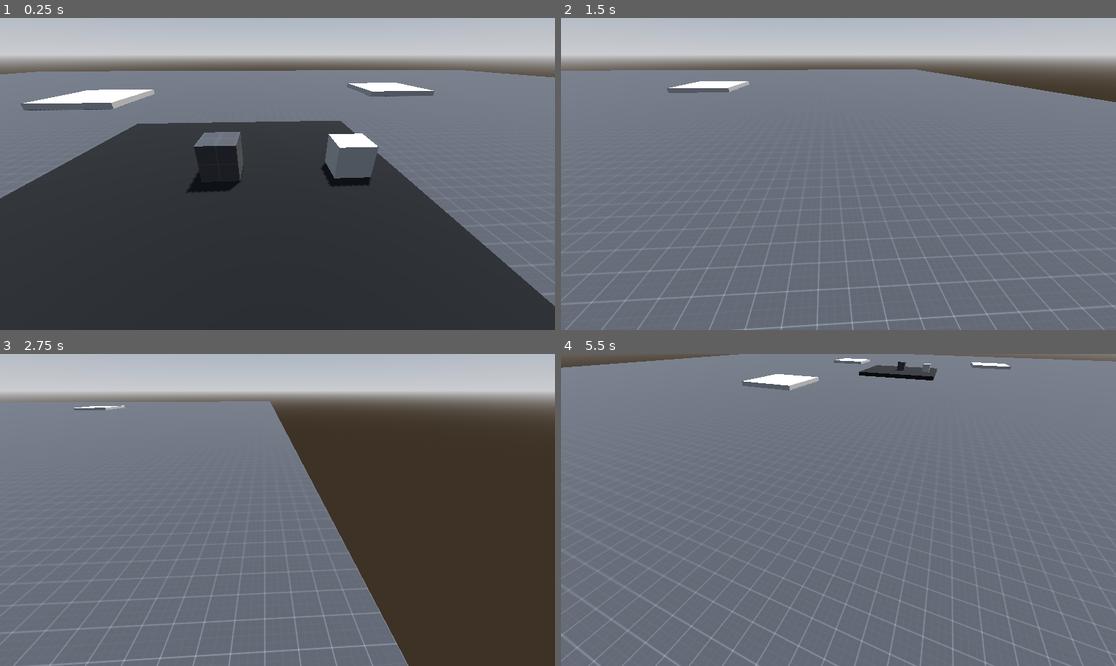
Above: before the commit, frames 1-4 (two rows, left to right).
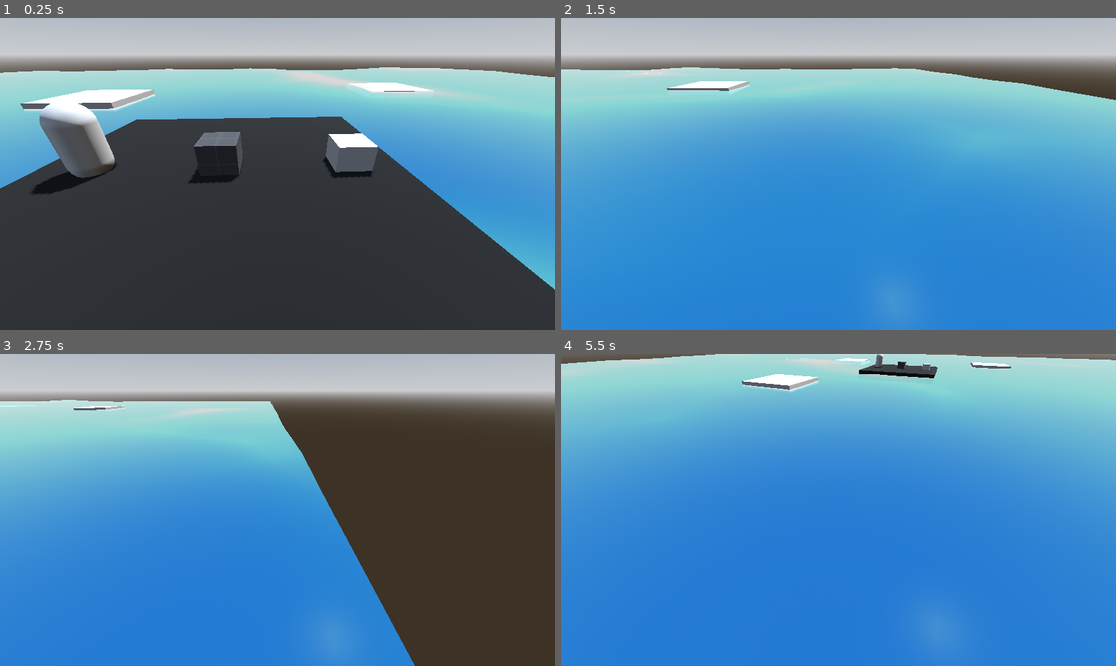
Above: after the commit, the same moments.

Repository: R1fty0/settlement_game
Game: Godot game, scene res://scenes/main.tscn
Two runs of this game, one before a commit and one after it. Both use one fixed random seed, a clock stepped at 60 frames per second and the inputs below.
Inputs (mouse positions are in pixels of both pictures, inside the frame that each line leads up to):
- Up to frame 1 (0.25 s): no input
- Up to frame 2 (1.5 s): move the mouse to (960, 158) at 0.52 s; press the mouse at (960, 158) at 0.53 s; hold D (move_right) 0.53-1.28 s; move the mouse to (727, 189) at 1.27 s; release the mouse at (727, 189) at 1.28 s; hold S (move_down) from 1.28 s (still down); click (727, 189) at 1.35 s
- Up to frame 3 (2.75 s): move the mouse to (333, 441) at 2.02 s; release S (move_down) at 2.03 s; hold D (move_right) from 2.03 s (still down); hold Right mouse button (rotate_camera) from 2.03 s (still down); click (333, 441) at 2.3 s
- Up to frame 4 (5.5 s): move the mouse to (832, 516) at 2.77 s; release D (move_right) at 2.78 s; release Right mouse button (rotate_camera) at 2.78 s; hold W (move_up) 2.78-3.53 s; tap one key every 0.75 s from 2.85 s: Q (rotate_camera_left) E (rotate_camera_right) Mouse wheel up (zoom_camera_in) Mouse wheel down (zoom_camera_out); click (832, 516) at 3.05 s; move the mouse to (1005, 556) at 3.52 s; press the mouse at (1005, 556) at 3.53 s; hold A (move_left) 3.53-5.03 s; move the mouse to (672, 463) at 4.27 s; release the mouse at (672, 463) at 4.28 s; click (672, 463) at 4.55 s; move the mouse to (866, 510) at 5.02 s; press the mouse at (866, 510) at 5.03 s; hold S (move_down) from 5.03 s (still down)

The runs differ from the first frame. In frame 1, 31% of the frame differs, in the area x 0-100%, y 15-93%; in frame 2, 82%; in frame 3, 52%; in frame 4, 98%, in the area x 0-100%, y 0-100%.

Commit message:
feat: water shader

Diff:
--- /dev/null
+++ b/common/components/cursor_to_world_component.gd
@@ -0,0 +1,24 @@
+extends Node
+class_name CursorToWorldComponent
+
+@export var interaction_component: InteractionComponent
+var listen: bool = false
+
+func _ready() -> void:
+	if interaction_component:
+		interaction_component.selected.connect(_on_selected)
+		interaction_component.unselected.connect(_on_deselected)
+
+func _unhandled_input(event: InputEvent) -> void:
+	if Input.is_action_just_pressed("left_mouse_button") and listen == true:
+		# Shoot ray into world
+		# Figure out if the ray hit a vaild surface for settler pathfinding
+		# Get that position if the ray hit a vaild surface
+		# Send that over to the state machine, switch the state to move.
+		pass
+
+func _on_selected():
+	listen = true
+
+func _on_deselected():
+	listen = false
--- a/common/components/interaction_component.gd
+++ b/common/components/interaction_component.gd
@@ -26,21 +26,22 @@
 
 func _on_mouse_entered() -> void:
 	# Enable the hover outline.
-	if not selected:
+	if is_selected == false:
 		mesh.material_overlay = outline_material
 
 func _on_mouse_exited() -> void:
 	# Disable the hover outline.
-	if not selected:
+	if is_selected == false:
 		mesh.material_overlay = null
 
 func _on_input_event(camera: Node, event: InputEvent, event_position: Vector3, normal: Vector3, shape_idx: int) -> void:
 	# Select/Deselect Object Outline
 	if event.is_action_pressed("left_mouse_button"):
-		is_selected = not is_selected
-		if selected:
+		if not is_selected:
 			mesh.material_overlay = selection_material
+			is_selected = true
 			selected.emit()
 		else:
 			mesh.material_overlay = outline_material
+			is_selected = false
 			unselected.emit()
--- a/project.godot
+++ b/project.godot
@@ -82,6 +82,14 @@
 ]
 }
 
+[layer_names]
+
+3d_physics/layer_1="water"
+3d_physics/layer_2="islands"
+3d_physics/layer_3="buildings"
+3d_physics/layer_4="settlers"
+3d_physics/layer_5="pirate_ships"
+
 [rendering]
 
 renderer/rendering_method="gl_compatibility"
--- a/scenes/main.tscn
+++ b/scenes/main.tscn
@@ -1,11 +1,13 @@
-[gd_scene load_steps=17 format=3 uid="uid://kqp4eqiy7ypq"]
+[gd_scene load_steps=22 format=3 uid="uid://kqp4eqiy7ypq"]
 
 [ext_resource type="Texture2D" uid="uid://b44gfyx7stw6a" path="res://assets/proto_tex/texture_02.png" id="1_0wfyh"]
 [ext_resource type="Texture2D" uid="uid://cdlu4ochhqklm" path="res://assets/proto_tex/texture_01.png" id="2_sugp2"]
+[ext_resource type="Shader" uid="uid://bnq34ved0rrrs" path="res://scripts/shaders/visual_shaders/water_shader.tres" id="2_tipki"]
 [ext_resource type="Script" uid="uid://c4p7f2k2fadyq" path="res://scenes/player/camera_controller/camera_controller.gd" id="3_sugp2"]
 [ext_resource type="Material" uid="uid://btofvmchrrwn7" path="res://resources/materials/selection_material.tres" id="4_tbgi4"]
 [ext_resource type="Material" uid="uid://bd6wf87scg2b4" path="res://resources/materials/outline_material.tres" id="4_tefeu"]
 [ext_resource type="Script" uid="uid://crqf232bs108m" path="res://common/components/interaction_component.gd" id="5_tbgi4"]
+[ext_resource type="PackedScene" uid="uid://smlypxsfeo1v" path="res://scenes/settlers/settler.tscn" id="7_o6xl0"]
 
 [sub_resource type="ProceduralSkyMaterial" id="ProceduralSkyMaterial_sgp6g"]
 sky_horizon_color = Color(0.662243, 0.671743, 0.686743, 1)
@@ -19,23 +21,37 @@
 sky = SubResource("Sky_o5qli")
 tonemap_mode = 2
 
-[sub_resource type="StandardMaterial3D" id="StandardMaterial3D_tbgi4"]
-albedo_texture = ExtResource("2_sugp2")
+[sub_resource type="NavigationMesh" id="NavigationMesh_tefeu"]
+vertices = PackedVector3Array(11.2661, 0.553284, -19.9861, 11.2661, 0.553284, -14.4861, 16.2661, 0.553284, -14.4861, 16.2661, 0.553284, -19.9861, -14.9839, 0.553284, -16.2361, -14.9839, 0.553284, -10.4861, -9.98395, 0.553284, -10.4861, -9.98395, 0.553284, -16.2361, -4.73395, 0.803284, -4.73611, -4.73395, 0.803284, 4.51389, 4.51605, 0.803284, 4.51389, 4.51605, 0.803284, -4.73611, -13.4839, 0.553284, 12.2639, -13.4839, 0.553284, 17.7639, -8.23395, 0.553284, 17.7639, -8.23395, 0.553284, 12.2639)
+polygons = [PackedInt32Array(3, 2, 0), PackedInt32Array(0, 2, 1), PackedInt32Array(7, 6, 4), PackedInt32Array(4, 6, 5), PackedInt32Array(11, 10, 8), PackedInt32Array(8, 10, 9), PackedInt32Array(15, 14, 12), PackedInt32Array(12, 14, 13)]
+agent_height = 1.0
+
+[sub_resource type="StandardMaterial3D" id="StandardMaterial3D_jyhfs"]
+albedo_color = Color(0, 0, 0, 1)
+albedo_texture = ExtResource("1_0wfyh")
 uv1_triplanar = true
+
+[sub_resource type="BoxMesh" id="BoxMesh_o6xl0"]
+size = Vector3(10, 1, 10)
+
+[sub_resource type="BoxShape3D" id="BoxShape3D_tipki"]
+size = Vector3(9.98334, 1, 9.98389)
+
+[sub_resource type="ShaderMaterial" id="ShaderMaterial_85g3d"]
+render_priority = 0
+shader = ExtResource("2_tipki")
+shader_parameter/Ripple_Distance = 0.6
+shader_parameter/Water_Color = Color(0, 0.266667, 0.533333, 1)
+shader_parameter/Ripple_Speed = 0.5
+shader_parameter/RippleStrength = 24.0
 
 [sub_resource type="PlaneMesh" id="PlaneMesh_sgp6g"]
 size = Vector2(100, 100)
 subdivide_width = 20
 subdivide_depth = 20
 
-[sub_resource type="NavigationMesh" id="NavigationMesh_tefeu"]
-vertices = PackedVector3Array(11.2661, 0.499784, -19.9861, 11.2661, 0.499784, -14.4861, 16.2661, 0.499784, -14.4861, 16.2661, 0.499784, -19.9861, -14.9839, 0.499784, -16.2361, -14.9839, 0.499784, -10.4861, -9.98395, 0.499784, -10.4861, -9.98395, 0.499784, -16.2361, -4.73395, 0.499784, -4.73611, -4.73395, 0.499784, 4.51389, 4.51605, 0.499784, 4.51389, 4.51605, 0.499784, -4.73611, -13.4839, 0.499784, 12.2639, -13.4839, 0.499784, 17.7639, -8.23395, 0.499784, 17.7639, -8.23395, 0.499784, 12.2639)
-polygons = [PackedInt32Array(3, 2, 0), PackedInt32Array(0, 2, 1), PackedInt32Array(7, 6, 4), PackedInt32Array(4, 6, 5), PackedInt32Array(11, 10, 8), PackedInt32Array(8, 10, 9), PackedInt32Array(15, 14, 12), PackedInt32Array(12, 14, 13)]
-
-[sub_resource type="StandardMaterial3D" id="StandardMaterial3D_jyhfs"]
-albedo_color = Color(0, 0, 0, 1)
-albedo_texture = ExtResource("1_0wfyh")
-uv1_triplanar = true
+[sub_resource type="BoxShape3D" id="BoxShape3D_85g3d"]
+size = Vector3(100, 0.1, 100)
 
 [sub_resource type="StandardMaterial3D" id="StandardMaterial3D_tefeu"]
 albedo_texture = ExtResource("2_sugp2")
@@ -56,11 +72,6 @@
 
 [node name="Environment" type="Node" parent="."]
 
-[node name="WaterMesh" type="MeshInstance3D" parent="Environment"]
-transform = Transform3D(1, 0, 0, 0, 1, 0, 0, 0, 1, 0, -0.314779, 0)
-material_override = SubResource("StandardMaterial3D_tbgi4")
-mesh = SubResource("PlaneMesh_sgp6g")
-
 [node name="TestNavigationObstacle" type="CSGBox3D" parent="Environment"]
 transform = Transform3D(1, 0, 0, 0, 1, 0, 0, 0, 1, 3.537, 0.5, 0)
 use_collision = true
@@ -68,10 +79,20 @@
 [node name="NavigationRegion3D" type="NavigationRegion3D" parent="Environment"]
 navigation_mesh = SubResource("NavigationMesh_tefeu")
 
-[node name="MainIsland" type="CSGBox3D" parent="Environment/NavigationRegion3D"]
+[node name="MainIsland" type="StaticBody3D" parent="Environment/NavigationRegion3D"]
 transform = Transform3D(1, 0, 0, 0, 1, 0, 0, 0, 1, 0, -0.196716, 0)
+collision_layer = 2
+collision_mask = 0
+
+[node name="Mesh" type="MeshInstance3D" parent="Environment/NavigationRegion3D/MainIsland"]
 material_override = SubResource("StandardMaterial3D_jyhfs")
-size = Vector3(10, 0.607, 10)
+mesh = SubResource("BoxMesh_o6xl0")
+skeleton = NodePath("../..")
+
+[node name="CollisionShape3D" type="CollisionShape3D" parent="Environment/NavigationRegion3D/MainIsland"]
+transform = Transform3D(1, 0, 0, 0, 1, 0, 0, 0, 1, 0.00137329, 0, -0.00561523)
+shape = SubResource("BoxShape3D_tipki")
+debug_color = Color(0, 0.62997, 0.47727, 0.42)
 
 [node name="StoneIsland" type="CSGBox3D" parent="Environment/NavigationRegion3D"]
 transform = Transform3D(1, 0, 0, 0, 1, 0, 0, 0, 1, -10.8035, -0.196716, 15.14)
@@ -84,6 +105,19 @@
 [node name="FoodIsland" type="CSGBox3D" parent="Environment/NavigationRegion3D"]
 transform = Transform3D(1, 0, 0, 0, 1, 0, 0, 0, 1, 13.8924, -0.196716, -17.3389)
 size = Vector3(5.9751, 0.607, 6.29443)
+
+[node name="Water" type="StaticBody3D" parent="Environment"]
+collision_mask = 0
+
+[node name="WaterMesh" type="MeshInstance3D" parent="Environment/Water"]
+transform = Transform3D(1, 0, 0, 0, 1, 0, 0, 0, 1, 0, -0.314779, 0)
+material_override = SubResource("ShaderMaterial_85g3d")
+mesh = SubResource("PlaneMesh_sgp6g")
+skeleton = NodePath("../..")
+
+[node name="CollisionShape3D" type="CollisionShape3D" parent="Environment/Water"]
+shape = SubResource("BoxShape3D_85g3d")
+debug_color = Color(0, 0.62526, 0.521781, 0.42)
 
 [node name="CameraController" type="Node3D" parent="." node_paths=PackedStringArray("rotation_x", "camera_zoom_pivot", "camera")]
 transform = Transform3D(1, 0, 0, 0, 1, 0, 0, 0, 1, 1.5199, 0, 0)
@@ -117,3 +151,6 @@
 [node name="CollisionShape3D" type="CollisionShape3D" parent="OutlineTestMesh/OutlineComponent"]
 transform = Transform3D(1, 0, 0, 0, 1, 0, 0, 0, 1, 0, 0.619138, 0)
 shape = SubResource("BoxShape3D_tbgi4")
+
+[node name="Settler" parent="." instance=ExtResource("7_o6xl0")]
+transform = Transform3D(1, 0, 0, 0, 1, 0, 0, 0, 1, -3.43963, 1.07452, 0)
--- a/scenes/settlers/settler.tscn
+++ b/scenes/settlers/settler.tscn
@@ -1,15 +1,23 @@
-[gd_scene load_steps=6 format=3 uid="uid://smlypxsfeo1v"]
+[gd_scene load_steps=7 format=3 uid="uid://smlypxsfeo1v"]
 
 [ext_resource type="PackedScene" uid="uid://cxwk8588amdae" path="res://common/npc/npc.tscn" id="1_g45kt"]
 [ext_resource type="Script" uid="uid://crqf232bs108m" path="res://common/components/interaction_component.gd" id="2_p5r46"]
 [ext_resource type="Material" uid="uid://bd6wf87scg2b4" path="res://resources/materials/outline_material.tres" id="3_asubr"]
 [ext_resource type="Material" uid="uid://btofvmchrrwn7" path="res://resources/materials/selection_material.tres" id="4_d0f46"]
+[ext_resource type="Script" uid="uid://bm72fjoiwmxet" path="res://common/components/cursor_to_world_component.gd" id="5_asubr"]
 
 [sub_resource type="CapsuleShape3D" id="CapsuleShape3D_fot4p"]
+radius = 0.536549
+height = 2.07335
 
 [node name="Settler" type="Node3D"]
 
 [node name="NPC" parent="." instance=ExtResource("1_g45kt")]
+
+[node name="CursorToWorldComponent" type="Node" parent="." node_paths=PackedStringArray("interaction_component")]
+script = ExtResource("5_asubr")
+interaction_component = NodePath("../InteractionComponent")
+metadata/_custom_type_script = "uid://bm72fjoiwmxet"
 
 [node name="InteractionComponent" type="Area3D" parent="." node_paths=PackedStringArray("mesh", "collision_body")]
 script = ExtResource("2_p5r46")
@@ -21,5 +29,6 @@
 
 [node name="CollisionShape3D" type="CollisionShape3D" parent="InteractionComponent"]
 shape = SubResource("CapsuleShape3D_fot4p")
+debug_color = Color(0.972923, 0, 0.437641, 0.42)
 
 [editable path="NPC"]
--- /dev/null
+++ b/scripts/shaders/visual_shaders/water_shader.tres
@@ -0,0 +1,390 @@
+[gd_resource type="VisualShader" load_steps=40 format=3 uid="uid://bnq34ved0rrrs"]
+
+[sub_resource type="VisualShaderNodeVectorOp" id="VisualShaderNodeVectorOp_w68l3"]
+default_input_values = [0, Quaternion(0, 0, 0, 0), 1, Quaternion(0, 0, 0, 0)]
+op_type = 2
+operator = 2
+
+[sub_resource type="VisualShaderNodeVectorOp" id="VisualShaderNodeVectorOp_r2dql"]
+default_input_values = [0, Quaternion(0, 0, 0, 0), 1, Quaternion(1.25, 1.25, 1.25, 0)]
+op_type = 2
+operator = 5
+
+[sub_resource type="VisualShaderNodeFloatConstant" id="VisualShaderNodeFloatConstant_7ujf5"]
+constant = 0.8
+
+[sub_resource type="VisualShaderNodeFloatConstant" id="VisualShaderNodeFloatConstant_01tjy"]
+
+[sub_resource type="VisualShaderNodeProximityFade" id="VisualShaderNodeProximityFade_w68l3"]
+
+[sub_resource type="VisualShaderNodeFloatFunc" id="VisualShaderNodeFloatFunc_r2dql"]
+function = 31
+
+[sub_resource type="VisualShaderNodeVectorOp" id="VisualShaderNodeVectorOp_7ujf5"]
+
+[sub_resource type="VisualShaderNodeFloatFunc" id="VisualShaderNodeFloatFunc_01tjy"]
+function = 0
+
+[sub_resource type="VisualShaderNodeInput" id="VisualShaderNodeInput_es3xw"]
+input_name = "time"
+
+[sub_resource type="VisualShaderNodeColorParameter" id="VisualShaderNodeColorParameter_4pij8"]
+parameter_name = "Water_Color"
+default_value_enabled = true
+default_value = Color(0, 0.266667, 0.533333, 1)
+
+[sub_resource type="VisualShaderNodeFloatFunc" id="VisualShaderNodeFloatFunc_ycwhp"]
+function = 12
+
+[sub_resource type="VisualShaderNodeFloatOp" id="VisualShaderNodeFloatOp_m7r8o"]
+operator = 2
+
+[sub_resource type="VisualShaderNodeFloatOp" id="VisualShaderNodeFloatOp_dyr1o"]
+default_input_values = [0, 0.0, 1, 24.0]
+operator = 5
+
+[sub_resource type="VisualShaderNodeFloatOp" id="VisualShaderNodeFloatOp_vnxj0"]
+
+[sub_resource type="VisualShaderNodeFloatOp" id="VisualShaderNodeFloatOp_g4m23"]
+default_input_values = [0, 0.0, 1, 4.0]
+operator = 2
+
+[sub_resource type="VisualShaderNodeMultiplyAdd" id="VisualShaderNodeMultiplyAdd_7wyl5"]
+default_input_values = [0, 0.0, 1, 0.5, 2, 0.0]
+
+[sub_resource type="VisualShaderNodeFloatParameter" id="VisualShaderNodeFloatParameter_bt30v"]
+parameter_name = "Ripple_Speed"
+default_value_enabled = true
+default_value = 0.5
+
+[sub_resource type="VisualShaderNodeFloatParameter" id="VisualShaderNodeFloatParameter_w68l3"]
+parameter_name = "RippleStrength"
+default_value_enabled = true
+default_value = 24.0
+
+[sub_resource type="VisualShaderNodeMix" id="VisualShaderNodeMix_r2dql"]
+default_input_values = [0, Vector3(0, 0, 0), 1, Vector3(1, 1, 1), 2, Vector3(0.5, 0.5, 0.5)]
+op_type = 3
+
+[sub_resource type="VisualShaderNodeFloatParameter" id="VisualShaderNodeFloatParameter_7ujf5"]
+parameter_name = "Ripple_Distance"
+default_value_enabled = true
+default_value = 0.6
+
+[sub_resource type="FastNoiseLite" id="FastNoiseLite_qonlm"]
+noise_type = 2
+fractal_type = 0
+cellular_distance_function = 1
+
+[sub_resource type="NoiseTexture2D" id="NoiseTexture2D_es3xw"]
+seamless = true
+noise = SubResource("FastNoiseLite_qonlm")
+
+[sub_resource type="VisualShaderNodeTexture" id="VisualShaderNodeTexture_ycwhp"]
+texture = SubResource("NoiseTexture2D_es3xw")
+
+[sub_resource type="VisualShaderNodeVectorOp" id="VisualShaderNodeVectorOp_m7r8o"]
+default_input_values = [0, Quaternion(0, 0, 0, 0), 1, Quaternion(0, 0, 0, 0)]
+op_type = 2
+
+[sub_resource type="VisualShaderNodeUVFunc" id="VisualShaderNodeUVFunc_dyr1o"]
+default_input_values = [1, Vector2(0.1, 0.1), 2, Vector2(0, 0)]
+
+[sub_resource type="VisualShaderNodeInput" id="VisualShaderNodeInput_vnxj0"]
+input_name = "time"
+
+[sub_resource type="FastNoiseLite" id="FastNoiseLite_g4m23"]
+noise_type = 2
+fractal_type = 0
+cellular_distance_function = 1
+
+[sub_resource type="NoiseTexture2D" id="NoiseTexture2D_7wyl5"]
+seamless = true
+noise = SubResource("FastNoiseLite_g4m23")
+
+[sub_resource type="VisualShaderNodeTexture" id="VisualShaderNodeTexture_bt30v"]
+texture = SubResource("NoiseTexture2D_7wyl5")
+
+[sub_resource type="VisualShaderNodeInput" id="VisualShaderNodeInput_eyrmc"]
+input_name = "time"
+
+[sub_resource type="VisualShaderNodeUVFunc" id="VisualShaderNodeUVFunc_btvnq"]
+default_input_values = [1, Vector2(-0.1, -0.1), 2, Vector2(0, 0)]
+
+[sub_resource type="VisualShaderNodeInput" id="VisualShaderNodeInput_w68l3"]
+input_name = "time"
+
+[sub_resource type="VisualShaderNodeUVFunc" id="VisualShaderNodeUVFunc_r2dql"]
+default_input_values = [1, Vector2(0.1, 0.1), 2, Vector2(0, 0)]
+
+[sub_resource type="NoiseTexture2D" id="NoiseTexture2D_7ujf5"]
+seamless = true
+noise = SubResource("FastNoiseLite_qonlm")
+
+[sub_resource type="VisualShaderNodeTexture" id="VisualShaderNodeTexture_01tjy"]
+texture = SubResource("NoiseTexture2D_7ujf5")
+
+[sub_resource type="VisualShaderNodeInput" id="VisualShaderNodeInput_4pij8"]
+input_name = "vertex"
+
+[sub_resource type="VisualShaderNodeInput" id="VisualShaderNodeInput_qonlm"]
+input_name = "normal"
+
+[sub_resource type="VisualShaderNodeMultiplyAdd" id="VisualShaderNodeMultiplyAdd_es3xw"]
+default_input_values = [0, Vector4(0, 0, 0, 0), 1, Vector4(1, 1, 1, 1), 2, Vector4(0, 0, 0, 0)]
+op_type = 3
+
+[sub_resource type="VisualShaderNodeVectorOp" id="VisualShaderNodeVectorOp_ycwhp"]
+default_input_values = [0, Quaternion(0, 0, 0, 0), 1, Quaternion(-0.724, -0.447, -0.447, -0.276)]
+op_type = 2
+operator = 2
+
+[resource]
+code = "shader_type spatial;
+render_mode blend_mix, depth_draw_opaque, cull_back, diffuse_lambert, specular_schlick_ggx;
+
+uniform sampler2D tex_vtx_4;
+uniform float Ripple_Distance = 0.60000002384186;
+uniform sampler2D depth_tex_frg_14 : hint_depth_texture;
+uniform vec4 Water_Color : source_color = vec4(0.000000, 0.266667, 0.533333, 1.000000);
+uniform sampler2D tex_frg_3;
+uniform sampler2D tex_frg_7;
+uniform float Ripple_Speed = 0.5;
+uniform float RippleStrength = 24.0;
+
+
+
+void vertex() {
+// Input:2
+	float n_out2p0 = TIME;
+
+
+// UVFunc:3
+	vec2 n_in3p1 = vec2(0.10000, 0.10000);
+	vec2 n_out3p0 = vec2(n_out2p0) * n_in3p1 + UV;
+
+
+// Texture2D:4
+	vec4 n_out4p0 = texture(tex_vtx_4, n_out3p0);
+
+
+// Input:6
+	vec3 n_out6p0 = NORMAL;
+
+
+// Input:5
+	vec3 n_out5p0 = VERTEX;
+
+
+// MultiplyAdd:7
+	vec4 n_out7p0 = (n_out4p0 * vec4(n_out6p0, 0.0)) + vec4(n_out5p0, 0.0);
+
+
+// Output:0
+	VERTEX = vec3(n_out7p0.xyz);
+
+
+}
+
+void fragment() {
+// FloatParameter:29
+	float n_out29p0 = Ripple_Distance;
+
+
+	float n_out14p0;
+// ProximityFade:14
+	{
+		float __depth_tex = texture(depth_tex_frg_14, SCREEN_UV).r;
+		vec4 __depth_world_pos = INV_PROJECTION_MATRIX * vec4(vec3(SCREEN_UV, __depth_tex) * 2.0 - 1.0, 1.0);
+		__depth_world_pos.xyz /= __depth_world_pos.w;
+		n_out14p0 = clamp(1.0 - smoothstep(__depth_world_pos.z + n_out29p0, __depth_world_pos.z, VERTEX.z), 0.0, 1.0);
+	}
+
+
+// FloatFunc:15
+	float n_out15p0 = 1.0 - n_out14p0;
+
+
+// ColorParameter:2
+	vec4 n_out2p0 = Water_Color;
+
+
+// Input:6
+	float n_out6p0 = TIME;
+
+
+// UVFunc:5
+	vec2 n_in5p1 = vec2(0.10000, 0.10000);
+	vec2 n_out5p0 = vec2(n_out6p0) * n_in5p1 + UV;
+
+
+// Texture2D:3
+	vec4 n_out3p0 = texture(tex_frg_3, n_out5p0);
+
+
+// Input:8
+	float n_out8p0 = TIME;
+
+
+// UVFunc:9
+	vec2 n_in9p1 = vec2(-0.10000, -0.10000);
+	vec2 n_out9p0 = vec2(n_out8p0) * n_in9p1 + UV;
+
+
+// Texture2D:7
+	vec4 n_out7p0 = texture(tex_frg_7, n_out9p0);
+
+
+// VectorOp:10
+	vec4 n_out10p0 = n_out3p0 * n_out7p0;
+
+
+// VectorOp:11
+	vec4 n_in11p1 = vec4(1.25000, 1.25000, 1.25000, 0.00000);
+	vec4 n_out11p0 = pow(n_out10p0, n_in11p1);
+
+
+// VectorOp:4
+	vec4 n_out4p0 = n_out2p0 + n_out11p0;
+
+
+// VectorOp:16
+	vec3 n_out16p0 = vec3(n_out15p0) + vec3(n_out4p0.xyz);
+
+
+// Input:18
+	float n_out18p0 = TIME;
+
+
+// FloatParameter:26
+	float n_out26p0 = Ripple_Speed;
+
+
+// MultiplyAdd:25
+	float n_out25p0 = (n_out18p0 * n_out26p0) + n_out15p0;
+
+
+// FloatOp:24
+	float n_in24p1 = 4.00000;
+	float n_out24p0 = n_out25p0 * n_in24p1;
+
+
+// FloatFunc:17
+	float n_out17p0 = sin(n_out24p0);
+
+
+// FloatFunc:20
+	float n_out20p0 = abs(n_out17p0);
+
+
+// FloatOp:21
+	float n_out21p0 = n_out20p0 * n_out15p0;
+
+
+// FloatParameter:27
+	float n_out27p0 = RippleStrength;
+
+
+// FloatOp:22
+	float n_out22p0 = pow(n_out15p0, n_out27p0);
+
+
+// FloatOp:23
+	float n_out23p0 = n_out21p0 + n_out22p0;
+
+
+// Mix:28
+	vec3 n_in28p1 = vec3(1.00000, 1.00000, 1.00000);
+	vec3 n_out28p0 = mix(n_out16p0, n_in28p1, vec3(n_out23p0));
+
+
+// FloatConstant:12
+	float n_out12p0 = 0.800000;
+
+
+// FloatConstant:13
+	float n_out13p0 = 0.000000;
+
+
+// Output:0
+	ALBEDO = n_out28p0;
+	ALPHA = n_out12p0;
+	ROUGHNESS = n_out13p0;
+	EMISSION = vec3(n_out11p0.xyz);
+
+
+}
+"
+graph_offset = Vector2(-814.573, -292.342)
+nodes/vertex/0/position = Vector2(640, 180)
+nodes/vertex/2/node = SubResource("VisualShaderNodeInput_w68l3")
+nodes/vertex/2/position = Vector2(-480, 120)
+nodes/vertex/3/node = SubResource("VisualShaderNodeUVFunc_r2dql")
+nodes/vertex/3/position = Vector2(-280, 340)
+nodes/vertex/4/node = SubResource("VisualShaderNodeTexture_01tjy")
+nodes/vertex/4/position = Vector2(0, 300)
+nodes/vertex/5/node = SubResource("VisualShaderNodeInput_4pij8")
+nodes/vertex/5/position = Vector2(-200, 960)
+nodes/vertex/6/node = SubResource("VisualShaderNodeInput_qonlm")
+nodes/vertex/6/position = Vector2(-200, 800)
+nodes/vertex/7/node = SubResource("VisualShaderNodeMultiplyAdd_es3xw")
+nodes/vertex/7/position = Vector2(280, 320)
+nodes/vertex/8/node = SubResource("VisualShaderNodeVectorOp_ycwhp")
+nodes/vertex/8/position = Vector2(220, 760)
+nodes/vertex/connections = PackedInt32Array(2, 0, 3, 2, 3, 0, 4, 0, 4, 0, 7, 0, 6, 0, 7, 1, 7, 0, 0, 0, 6, 0, 8, 0, 5, 0, 7, 2)
+nodes/fragment/0/position = Vector2(1920, 20)
+nodes/fragment/2/node = SubResource("VisualShaderNodeColorParameter_4pij8")
+nodes/fragment/2/position = Vector2(-140, 20)
+nodes/fragment/3/node = SubResource("VisualShaderNodeTexture_ycwhp")
+nodes/fragment/3/position = Vector2(-180, 520)
+nodes/fragment/4/node = SubResource("VisualShaderNodeVectorOp_m7r8o")
+nodes/fragment/4/position = Vector2(600, 220)
+nodes/fragment/5/node = SubResource("VisualShaderNodeUVFunc_dyr1o")
+nodes/fragment/5/position = Vector2(-420, 440)
+nodes/fragment/6/node = SubResource("VisualShaderNodeInput_vnxj0")
+nodes/fragment/6/position = Vector2(-720, 300)
+nodes/fragment/7/node = SubResource("VisualShaderNodeTexture_bt30v")
+nodes/fragment/7/position = Vector2(-300, 860)
+nodes/fragment/8/node = SubResource("VisualShaderNodeInput_eyrmc")
+nodes/fragment/8/position = Vector2(-880, 660)
+nodes/fragment/9/node = SubResource("VisualShaderNodeUVFunc_btvnq")
+nodes/fragment/9/position = Vector2(-580, 800)
+nodes/fragment/10/node = SubResource("VisualShaderNodeVectorOp_w68l3")
+nodes/fragment/10/position = Vector2(140, 680)
+nodes/fragment/11/node = SubResource("VisualShaderNodeVectorOp_r2dql")
+nodes/fragment/11/position = Vector2(380, 380)
+nodes/fragment/12/node = SubResource("VisualShaderNodeFloatConstant_7ujf5")
+nodes/fragment/12/position = Vector2(580, 660)
+nodes/fragment/13/node = SubResource("VisualShaderNodeFloatConstant_01tjy")
+nodes/fragment/13/position = Vector2(580, 780)
+nodes/fragment/14/node = SubResource("VisualShaderNodeProximityFade_w68l3")
+nodes/fragment/14/position = Vector2(-280, -120)
+nodes/fragment/15/node = SubResource("VisualShaderNodeFloatFunc_r2dql")
+nodes/fragment/15/position = Vector2(-20, -140)
+nodes/fragment/16/node = SubResource("VisualShaderNodeVectorOp_7ujf5")
+nodes/fragment/16/position = Vector2(780, 20)
+nodes/fragment/17/node = SubResource("VisualShaderNodeFloatFunc_01tjy")
+nodes/fragment/17/position = Vector2(980, -480)
+nodes/fragment/18/node = SubResource("VisualShaderNodeInput_es3xw")
+nodes/fragment/18/position = Vector2(60, -520)
+nodes/fragment/20/node = SubResource("VisualShaderNodeFloatFunc_ycwhp")
+nodes/fragment/20/position = Vector2(1180, -360)
+nodes/fragment/21/node = SubResource("VisualShaderNodeFloatOp_m7r8o")
+nodes/fragment/21/position = Vector2(1400, -220)
+nodes/fragment/22/node = SubResource("VisualShaderNodeFloatOp_dyr1o")
+nodes/fragment/22/position = Vector2(1400, -40)
+nodes/fragment/23/node = SubResource("VisualShaderNodeFloatOp_vnxj0")
+nodes/fragment/23/position = Vector2(1620, -180)
+nodes/fragment/24/node = SubResource("VisualShaderNodeFloatOp_g4m23")
+nodes/fragment/24/position = Vector2(760, -620)
+nodes/fragment/25/node = SubResource("VisualShaderNodeMultiplyAdd_7wyl5")
+nodes/fragment/25/position = Vector2(420, -580)
+nodes/fragment/26/node = SubResource("VisualShaderNodeFloatParameter_bt30v")
+nodes/fragment/26/position = Vector2(-100, -420)
+nodes/fragment/27/node = SubResource("VisualShaderNodeFloatParameter_w68l3")
+nodes/fragment/27/position = Vector2(1020, 20)
+nodes/fragment/28/node = SubResource("VisualShaderNodeMix_r2dql")
+nodes/fragment/28/position = Vector2(1580, 340)
+nodes/fragment/29/node = SubResource("VisualShaderNodeFloatParameter_7ujf5")
+nodes/fragment/29/position = Vector2(-700, -180)
+nodes/fragment/connections = PackedInt32Array(5, 0, 3, 0, 6, 0, 5, 2, 9, 0, 7, 0, 8, 0, 9, 2, 7, 0, 10, 1, 3, 0, 10, 0, 10, 0, 11, 0, 11, 0, 4, 1, 12, 0, 0, 1, 13, 0, 0, 3, 2, 0, 4, 0, 14, 0, 15, 0, 4, 0, 16, 1, 15, 0, 16, 0, 17, 0, 20, 0, 20, 0, 21, 0, 15, 0, 21, 1, 15, 0, 22, 0, 21, 0, 23, 0, 22, 0, 23, 1, 24, 0, 17, 0, 18, 0, 25, 0, 15, 0, 25, 2, 25, 0, 24, 0, 26, 0, 25, 1, 27, 0, 22, 1, 23, 0, 28, 2, 16, 0, 28, 0, 28, 0, 0, 0, 11, 0, 0, 5, 29, 0, 14, 0)
Not shown, added: common/components/cursor_to_world_component.gd.uid
Not shown, changed: notes.txt
